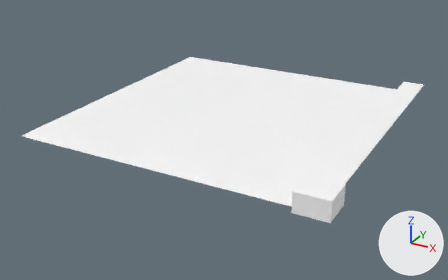
A saved change to the FBX model GMTK Game Jam/Assets/Models/Environment/SM_FloorEdge.fbx.
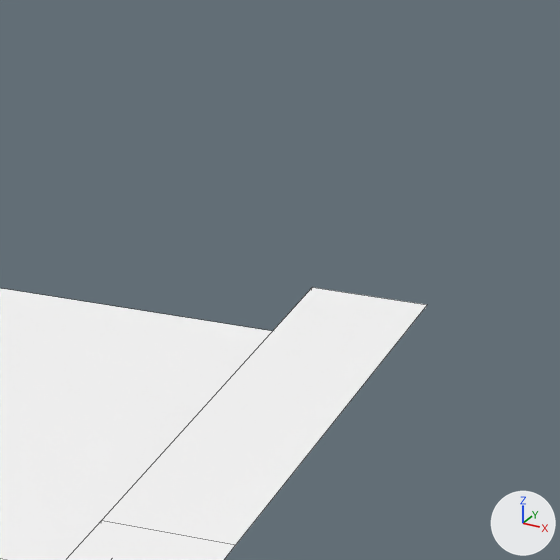
There are two pictures of each version: one whole from a 50 mm lens placed at (2.4, -7.45, 4.55), pointed at (-3.14, 2.62, -0.48), one close up on the part from 78% to 100% of the width and 11% to 47% of the height. Every picture has the same lights, and +X, +Y and +Z are marked at lower right. The close-ups show mesh edges as thin lines. Where no turn or scale is listed for an object, it has been applied to the vertices.

The first close-up shows 'SM_FloorEdge'.
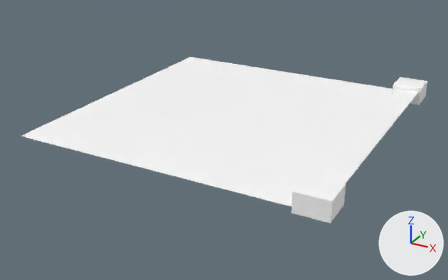
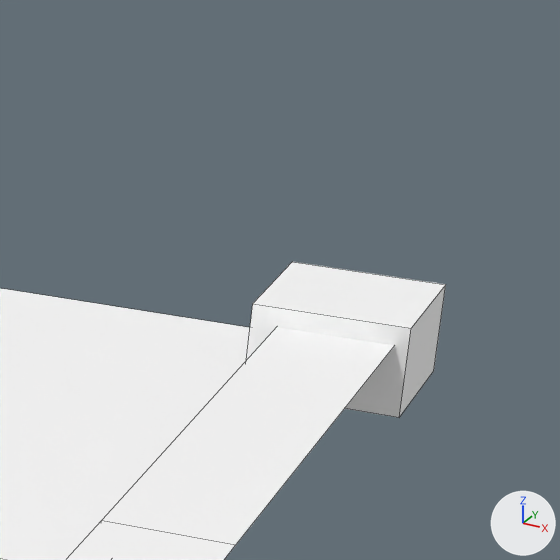
Where the newer file only moved an object's origin or applied its transform, the numbers keep the older frame.

Boxes (x1, y1, x2, y2) around the edits, measured in the close-ups (560 x 560 px):
'SM_FloorEdge', reshaped
    before: (0, 287, 427, 560)
    after: (0, 262, 446, 560)
part 1 of me_mesh, added
    after: (246, 262, 446, 417)

What changed in the scene script:
```text
Change me_mesh:
    where me_mesh.from_pydata(...)  # 23 vertices, 13 faces; spans x -6.0..0.05, y -0.05..5.99, z -0.06..0.29
    used by ob_sm_flooredge; location = (0.002, 0.003, -0.011)
    me_mesh part 1: the loose piece of 8 vertices spanning x -0.55..0.05, y -0.05..0.54, z -0.06..0.29 is copied, and the copy is moved by (0.0, 5.49, 0.0); it spans x -0.55..0.05, y 5.44..6.04, z -0.06..0.29
```
